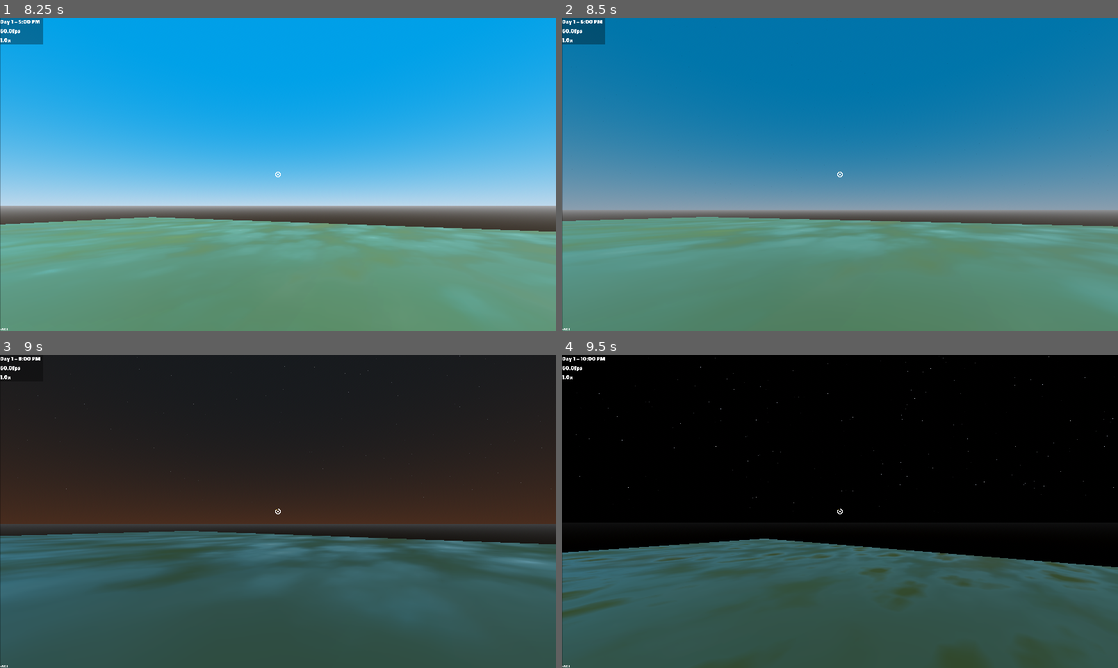
Above: before the commit, frames 1-4 (two rows, left to right).
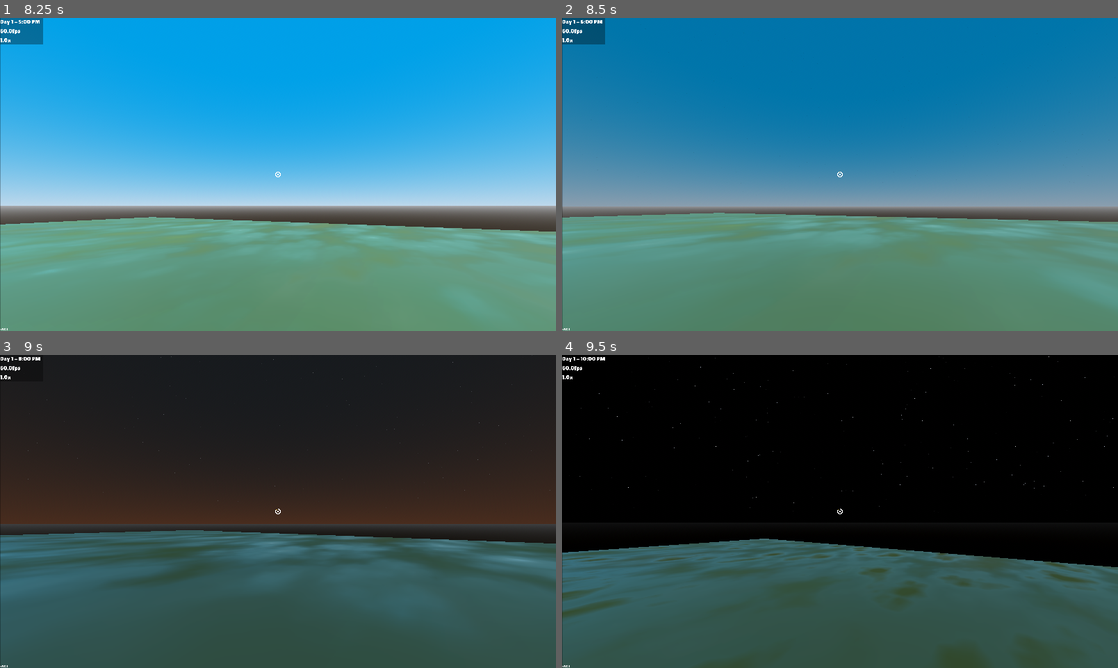
Above: after the commit, the same moments.

Repository: coatline/godot-first-person-template
Game: Godot game, scene res://game.tscn
Same seed, same stepped clock (60 frames per second), same inputs: the game is played once before the commit and once after it.
Inputs (mouse positions are in pixels of both pictures, inside the frame that each line leads up to):
- Up to frame 1 (8.25 s): tap Enter at 0.5 s; move the mouse to (305, 174) at 0.52 s; hold Ctrl (crouch) 0.53-1.28 s; hold W (move_forward) 0.53-3.53 s; click (305, 174) at 0.67 s; tap Space (jump) at 0.77, 1.52, 3.02, 3.77, 4.52, 6.02, 6.77, 7.52 s; move the mouse to (250, 174) at 1.27 s; tap F (drop_item) at 1.35, 5.85 s; move the mouse to (289, 168) at 2.02 s; tap E (interact) at 2.1, 6.6 s; move the mouse to (272, 180) at 2.77 s; tap ` (release_mouse) at 2.85, 7.35 s; click (272, 180) at 2.92 s; move the mouse to (278, 174) at 3.52 s; hold Shift (sprint) 3.53-4.28 s; hold A (move_left) 3.53-5.03 s; click (278, 174) at 3.67 s; move the mouse to (111, 127) at 4.27 s; click (111, 127) at 4.35 s; move the mouse to (305, 174) at 5.02 s; hold S (move_backward) 5.03-5.78 s; hold Ctrl (crouch) 5.03-5.78 s; click (305, 174) at 5.17 s; move the mouse to (194, 96) at 5.77 s; hold D (move_right) 5.78-6.53 s; move the mouse to (400, 158) at 6.52 s; hold W (move_forward) 6.53-7.28 s; move the mouse to (166, 190) at 7.27 s; hold D (move_right) 7.28-8.03 s; click (166, 190) at 7.42 s; move the mouse to (289, 168) at 8.02 s; hold W (move_forward) from 8.03 s (still down); hold Shift (sprint) from 8.03 s (still down)
- Up to frame 2 (8.5 s): keep holding W (move_forward); keep holding Shift (sprint)
- Up to frame 3 (9 s): move the mouse to (272, 517) at 8.77 s; release W (move_forward) at 8.78 s; release Shift (sprint) at 8.78 s; hold A (move_left) from 8.78 s (still down); click (272, 517) at 8.85 s
- Up to frame 4 (9.5 s): keep holding A (move_left); tap Space (jump) at 9.02 s

Frame 1 is identical in both runs. In frame 2, 5.3% of the frame differs, in the area x 0-100%, y 60-75%; in frame 3, 0.5%; in frame 4, less than 0.1%.
Error before the commit: Invalid assignment of property or key 'rotation_degrees' with value of type 'Vector3' on a base object of type 'null instance'. (res://player_head.gd:69)

Commit message:
removed unused navigation obstacle variable

Diff:
--- a/player.tscn
+++ b/player.tscn
@@ -92,10 +92,9 @@
 target_position = Vector3(0, -0.1, 0)
 hit_from_inside = true
 
-[node name="Head" type="Node3D" parent="Player" unique_id=1474192869 node_paths=PackedStringArray("navigation_obstacle", "camera", "actor_body")]
+[node name="Head" type="Node3D" parent="Player" unique_id=1474192869 node_paths=PackedStringArray("camera", "actor_body")]
 transform = Transform3D(1, 0, 0, 0, 1, 0, 0, 0, 1, 0, 1.1, 0)
 script = ExtResource("2_g1dw6")
-navigation_obstacle = NodePath("")
 camera = NodePath("Camera3D")
 actor_body = NodePath("..")
 
--- a/player_head.gd
+++ b/player_head.gd
@@ -1,7 +1,6 @@
 extends ActorHead
 class_name PlayerHead
 
-@export var navigation_obstacle: NavigationObstacle3D
 @export var mouse_sensitivity = 0.5
 @export var min_angle = -80
 @export var max_angle = 90
@@ -66,7 +65,6 @@
 	rotation_degrees.x = look_rot.x + current_lean
 	rotation_degrees.y = look_rot.y
 	rotation_degrees.z = current_roll
-	navigation_obstacle.rotation_degrees = Vector3(0, look_rot.y, 0)
 	_update_fov(delta, speed_boost_ratio)
 
 func apply_mouse_sensitivity(value: float) -> void:
